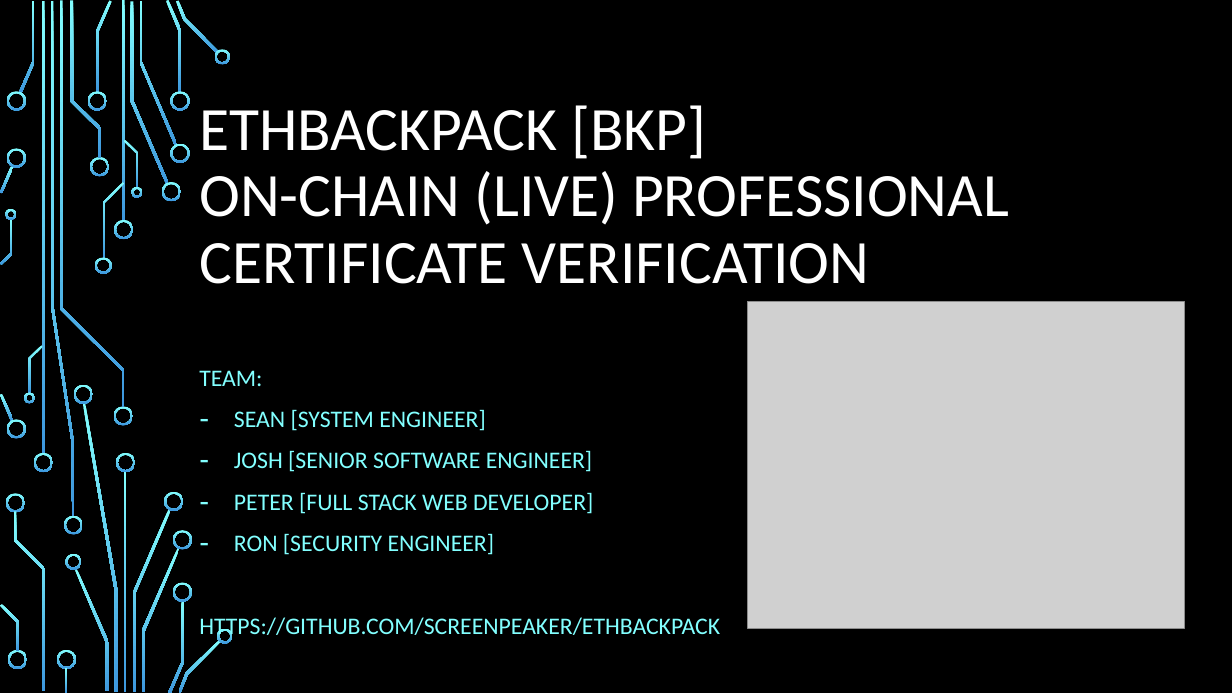
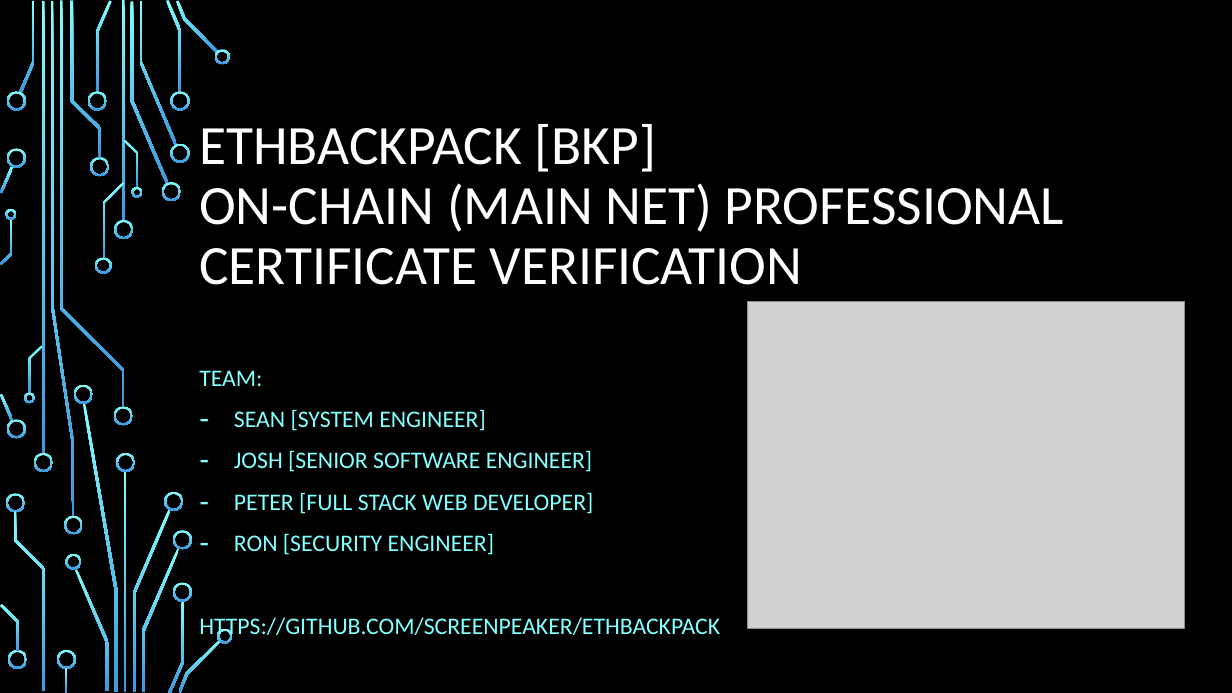
Before and after one commit to screenpeaker/ETHBackpack, a slide deck: slide 1 of ETHBackpack.pptx. Drawn at 1232x693 pixels with LibreOffice and Linux fonts; fonts in the diff are those of the drawing; grey boxes stand for pictures; background and template pictures are left out. Boxes give left, top, right and bottom in pixels: in the first picture for what was removed or moved away, otherwise in the second. Text is boxed around its words. In the diff, an @@ line names an element or a change of style, - is before the commit and + after.

Commit message:
added updates after main net
added updates after main net achieved

```diff
--- a/ETHBackpack.pptx
+++ b/ETHBackpack.pptx
@@ title at [199,124,1064,285]: text changed; size 48 to 43.2 pt @@
-ETHBACKPACK [BKP]
-ON-CHAIN (LIVE) PROFESSIONAL CERTIFICATE VERIFICATION
+ETHBACKPACK [BKP]
+ON-CHAIN (MAIN NET) PROFESSIONAL CERTIFICATE VERIFICATION
```
Also in this commit, not shown: 1 other slide changed, 1 slide added.
